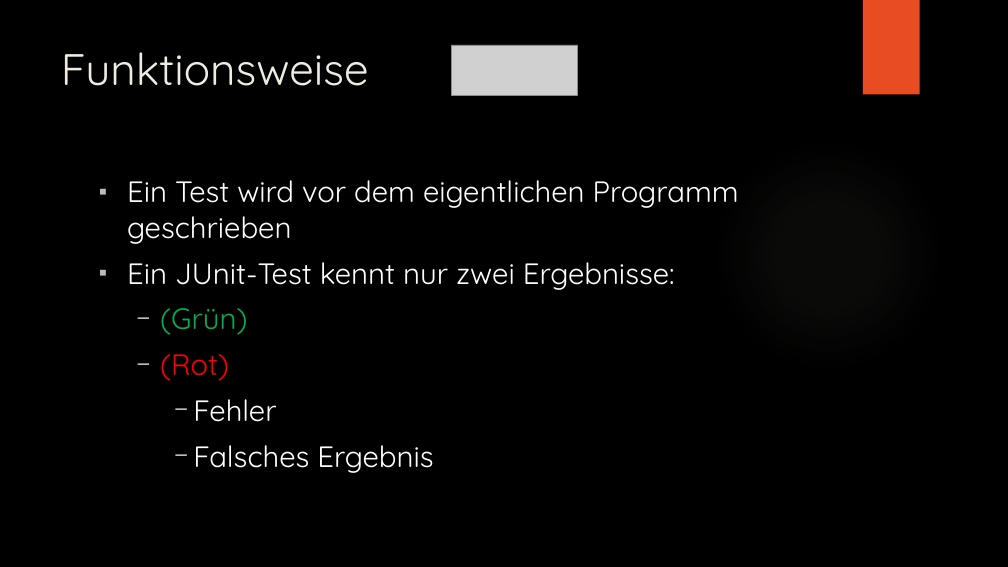
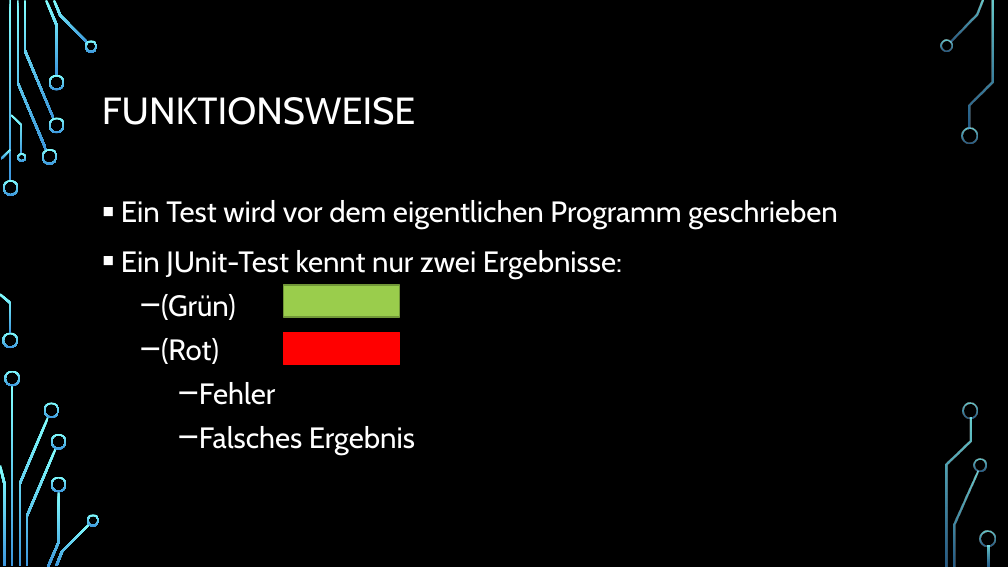
Before and after one commit to Ratnar/Tesint-with-JUnit, a slide deck: slide 5 of Präsentation/Unit testen mit JUnit.pptx. Drawn at 1008x567 pixels with LibreOffice and Linux fonts; fonts in the diff are those of the drawing; grey boxes stand for pictures; background and template pictures are left out. Boxes give left, top, right and bottom in pixels: in the first picture for what was removed or moved away, otherwise in the second. Text is boxed around its words. In the diff, an @@ line names an element or a change of style, - is before the commit and + after.

```diff
--- a/Präsentation/Unit testen mit JUnit.pptx
+++ b/Präsentation/Unit testen mit JUnit.pptx
@@ rectangle removed at (863,0,920,95) @@
@@ title "FUNKTIONSWEISE" at (102,97,415,125): vertical alignment top to middle @@
@@ picture removed at (451,45,578,95) @@
@@ title at (102,97,415,125): text changed; size 42 to 36 pt; font Quicksand to Cabin; text colour #EEECE1 to #FFFFFF @@
-Funktionsweise
+FUNKTIONSWEISE
@@ ellipse removed at (712,138,944,371) @@
@@ text "Ein Test wird vor dem ...": place and size @@
-text "Ein Test wird vor dem ..." at (127,180,739,473)
+text "Ein Test wird vor dem ..." at (121,200,838,455)
@@ text "Ein Test wird vor dem ..." at (121,200,838,455): font Quicksand to Cabin; text colour #00B050 to #FFFFFF in "(Grün)"; text colour #FF0000 to #FFFFFF in "(Rot)"; indent changed; line spacing 1 to 1.1; less space between paragraphs @@
@@ rectangle added at (284,285,400,318), fill #9ACD4C, outline #729838 1.25 pt @@
@@ rectangle added at (284,333,400,365), fill #FF0000, outline #FF0000 1.25 pt @@
@@ group added at (0,0,996,567): 33 freeform shapes, 3 rectangles @@
```
Also in this commit, not shown: 9 other slides changed, 8 slides added, 1 slide removed, 8 other files.
